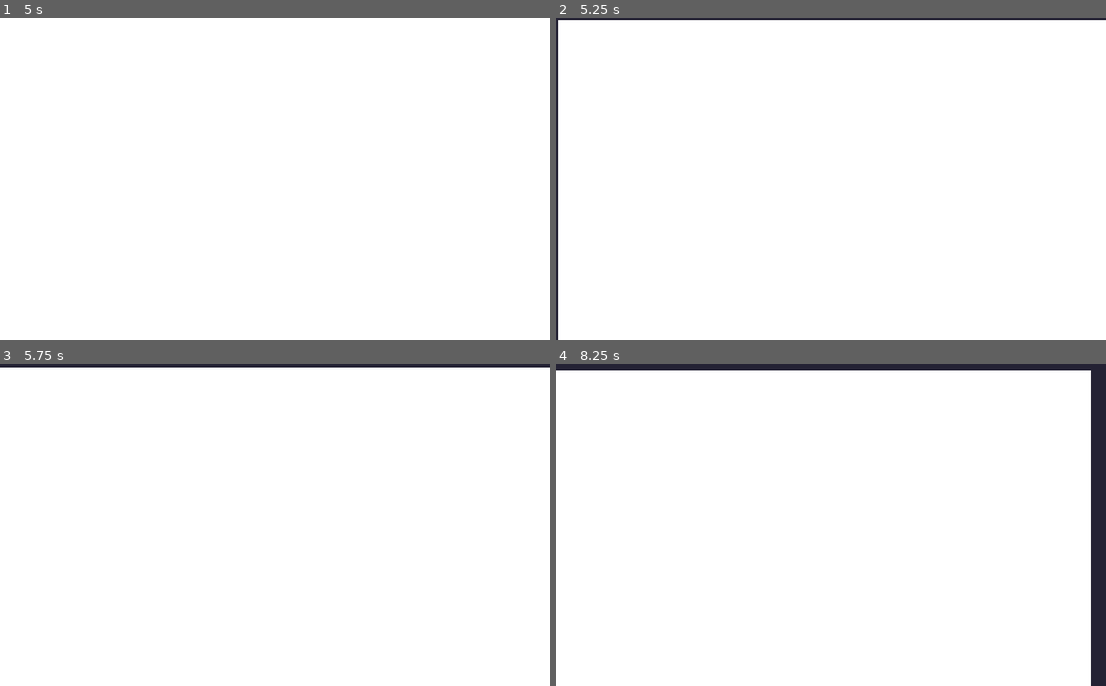
Above: before the commit, frames 1-4 (two rows, left to right).
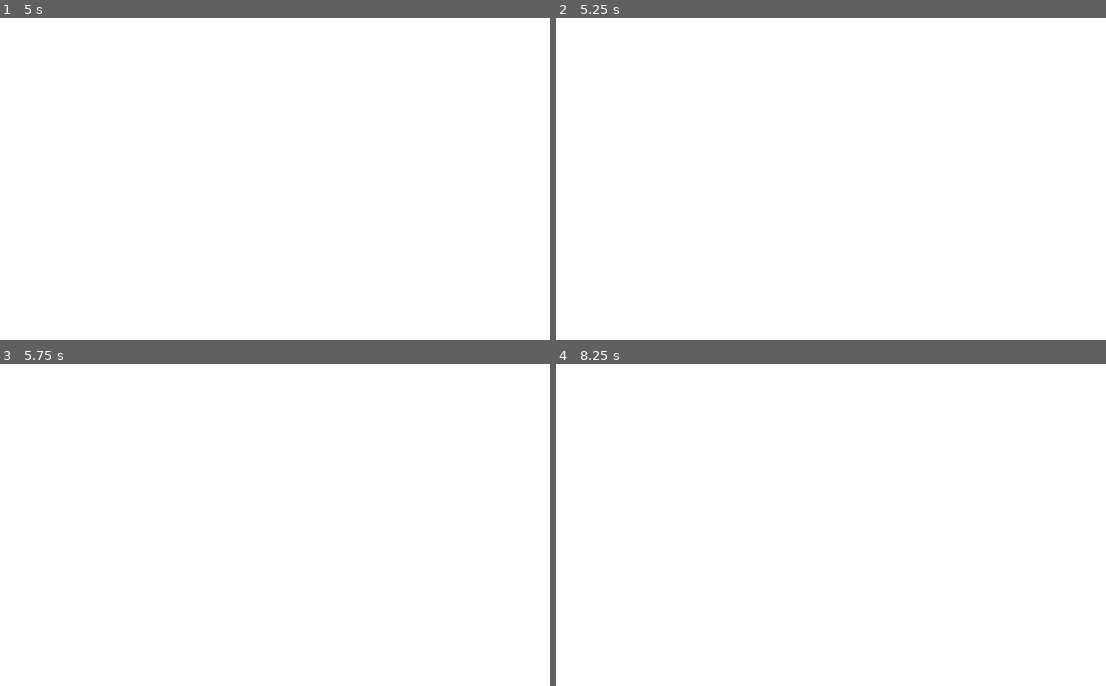
Above: after the commit, the same moments.

Repository: mbrezu/LD47
Game: Godot game, scene res://scenes/main.tscn
Two runs of this game, one before a commit and one after it. Both use one fixed random seed, a clock stepped at 60 frames per second and the inputs below.
Inputs (mouse positions are in pixels of both pictures, inside the frame that each line leads up to):
- Up to frame 1 (5 s): move the mouse to (280, 185) at 0.52 s; click (280, 185) at 0.67 s; tap Space (ui_select) at 0.77, 1.52, 2, 3.02, 3.77, 4.25, 4.52 s; tap Enter at 1.25, 2.75 s; move the mouse to (165, 195) at 1.27 s; click (165, 195) at 1.42 s; move the mouse to (330, 108) at 2.02 s; click (330, 108) at 2.17 s; move the mouse to (247, 243) at 2.77 s; click (247, 243) at 2.92 s; move the mouse to (440, 227) at 3.52 s; click (440, 227) at 3.67 s; move the mouse to (110, 130) at 4.27 s; click (110, 130) at 4.42 s
- Up to frame 2 (5.25 s): tap Enter at 5 s; move the mouse to (858, 179) at 5.02 s; click (858, 179) at 5.17 s
- Up to frame 3 (5.75 s): no input
- Up to frame 4 (8.25 s): tap Space (ui_select) at 5.75, 6.02, 6.77, 7.52 s; move the mouse to (748, 444) at 5.77 s; click (748, 444) at 5.92 s; move the mouse to (952, 508) at 6.52 s; click (952, 508) at 6.67 s; move the mouse to (721, 541) at 7.27 s; click (721, 541) at 7.42 s; move the mouse to (886, 454) at 8.02 s; click (886, 454) at 8.17 s

Frame 1 is identical in both runs. In frame 2, 1.1% of the frame differs, in the area x 0-100%, y 0-100%; in frame 3, 1.1%; in frame 4, 4.7%.

Commit message:
multiplier superpower

Diff:
--- a/godot/scenes/game.gd
+++ b/godot/scenes/game.gd
@@ -6,6 +6,8 @@
 
 var arrow_display_scene = preload("res://scenes/arrow_display.tscn")
 var superpower_bomb_scene = preload("res://scenes/superpowers/bomb.tscn")
+var superpower_watch_scene = preload("res://scenes/superpowers/watch.tscn")
+var superpower_multiplier_scene = preload("res://scenes/superpowers/multiplier.tscn")
 
 var _player
 var _game_over = false
@@ -14,6 +16,7 @@
 var _shake = false
 var _shake_amplitude
 var _superpowers = []
+var _score_multiplier = 1
 
 
 func _ready():
@@ -31,18 +34,22 @@
 
 func _init_superpowers():
 	for _x in range(Consts.SUPERPOWERS_BOMBS_COUNT):
-		_add_bomb_superpower()
+		_add_superpower(superpower_bomb_scene)
+	for _x in range(Consts.SUPERPOWERS_WATCHES_COUNT):
+		_add_superpower(superpower_watch_scene)
+	for _x in range(Consts.SUPERPOWERS_MULTIPLIERS_COUNT):
+		_add_superpower(superpower_multiplier_scene)
 
 
-func _add_bomb_superpower():
+func _add_superpower(superpower_scene):
 	var row = 3 + randi() % (Consts.MAP_ROWS - 6)
 	var column = 3 + randi() % (Consts.MAP_COLUMNS - 6)
-	var bomb = superpower_bomb_scene.instance()
-	bomb.position = Vector2(column * 8, row * 8)
-	bomb.row = row
-	bomb.column = column
-	$superpowers.add_child(bomb)
-	_superpowers.append(bomb)
+	var superpower = superpower_scene.instance()
+	superpower.position = Vector2(column * 8, row * 8)
+	superpower.row = row
+	superpower.column = column
+	$superpowers.add_child(superpower)
+	_superpowers.append(superpower)
 
 
 func _process(delta):
@@ -109,6 +116,8 @@
 		superpower.collect()
 		match superpower.type:
 			"BOMB": _activate_bomb()
+			"WATCH": _activate_watch()
+			"MULTIPLIER": _score_multiplier *= 2
 
 
 func _get_superpower(row, column):
@@ -122,6 +131,10 @@
 
 func _activate_bomb():
 	$map.activate_bomb()
+
+
+func _activate_watch():
+	$player.player_speed = Consts.PLAYER_SPEED
 
 
 func _on_player_stopped():
@@ -142,8 +155,8 @@
 
 
 func _on_segment_deleted(size, tile_number):
-	_score += size * size
-	$player.player_speed += 0.01 * Consts.PLAYER_SPEED
+	_score += size * size * _score_multiplier
+	$player.player_speed += 0.02 * Consts.PLAYER_SPEED
 	$next_items.increase_tetromino_count()
 	for _i in range(size):
 		$sounds.play_tile_destroyed(tile_number)
--- /dev/null
+++ b/godot/scenes/superpowers/multiplier.gd
@@ -0,0 +1,5 @@
+extends "res://scripts/superpower.gd"
+
+
+func _ready():
+	type = "MULTIPLIER"
--- /dev/null
+++ b/godot/scenes/superpowers/multiplier.tscn
@@ -0,0 +1,14 @@
+[gd_scene load_steps=3 format=2]
+
+[ext_resource path="res://assets/graphics/sheet-1.png" type="Texture" id=1]
+[ext_resource path="res://scenes/superpowers/multiplier.gd" type="Script" id=2]
+
+[node name="multiplier" type="Node2D"]
+script = ExtResource( 2 )
+
+[node name="Sprite" type="Sprite" parent="."]
+texture = ExtResource( 1 )
+centered = false
+offset = Vector2( -1, -1 )
+region_enabled = true
+region_rect = Rect2( 207, 7, 10, 9 )
--- /dev/null
+++ b/godot/scenes/superpowers/watch.gd
@@ -0,0 +1,4 @@
+extends "res://scripts/superpower.gd"
+
+func _ready():
+	type = "WATCH"
--- /dev/null
+++ b/godot/scenes/superpowers/watch.tscn
@@ -0,0 +1,14 @@
+[gd_scene load_steps=3 format=2]
+
+[ext_resource path="res://assets/graphics/sheet-1.png" type="Texture" id=1]
+[ext_resource path="res://scenes/superpowers/watch.gd" type="Script" id=2]
+
+[node name="watch" type="Node2D"]
+script = ExtResource( 2 )
+
+[node name="Sprite" type="Sprite" parent="."]
+texture = ExtResource( 1 )
+centered = false
+offset = Vector2( 0, -8 )
+region_enabled = true
+region_rect = Rect2( 192, 0, 8, 24 )
--- a/godot/scripts/consts.gd
+++ b/godot/scripts/consts.gd
@@ -26,6 +26,8 @@
 
 const PLAYER_SPEED = 4
 
-const LOCKED_REVERSE_FREQUENCY = 10
+const LOCKED_REVERSE_FREQUENCY = 30
 
-const SUPERPOWERS_BOMBS_COUNT = 10
+const SUPERPOWERS_BOMBS_COUNT = 4
+const SUPERPOWERS_WATCHES_COUNT = 4
+const SUPERPOWERS_MULTIPLIERS_COUNT = 4
